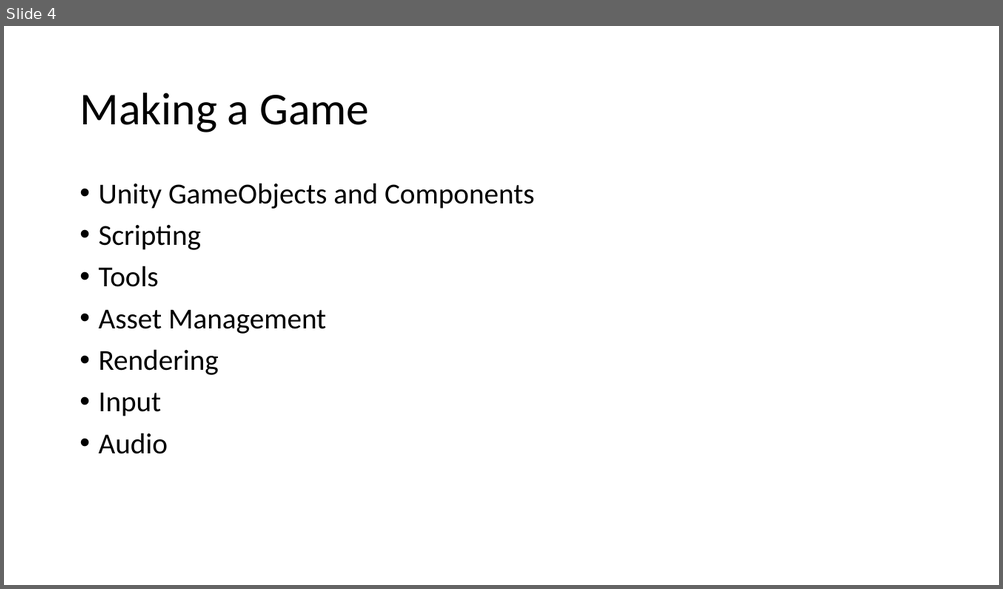
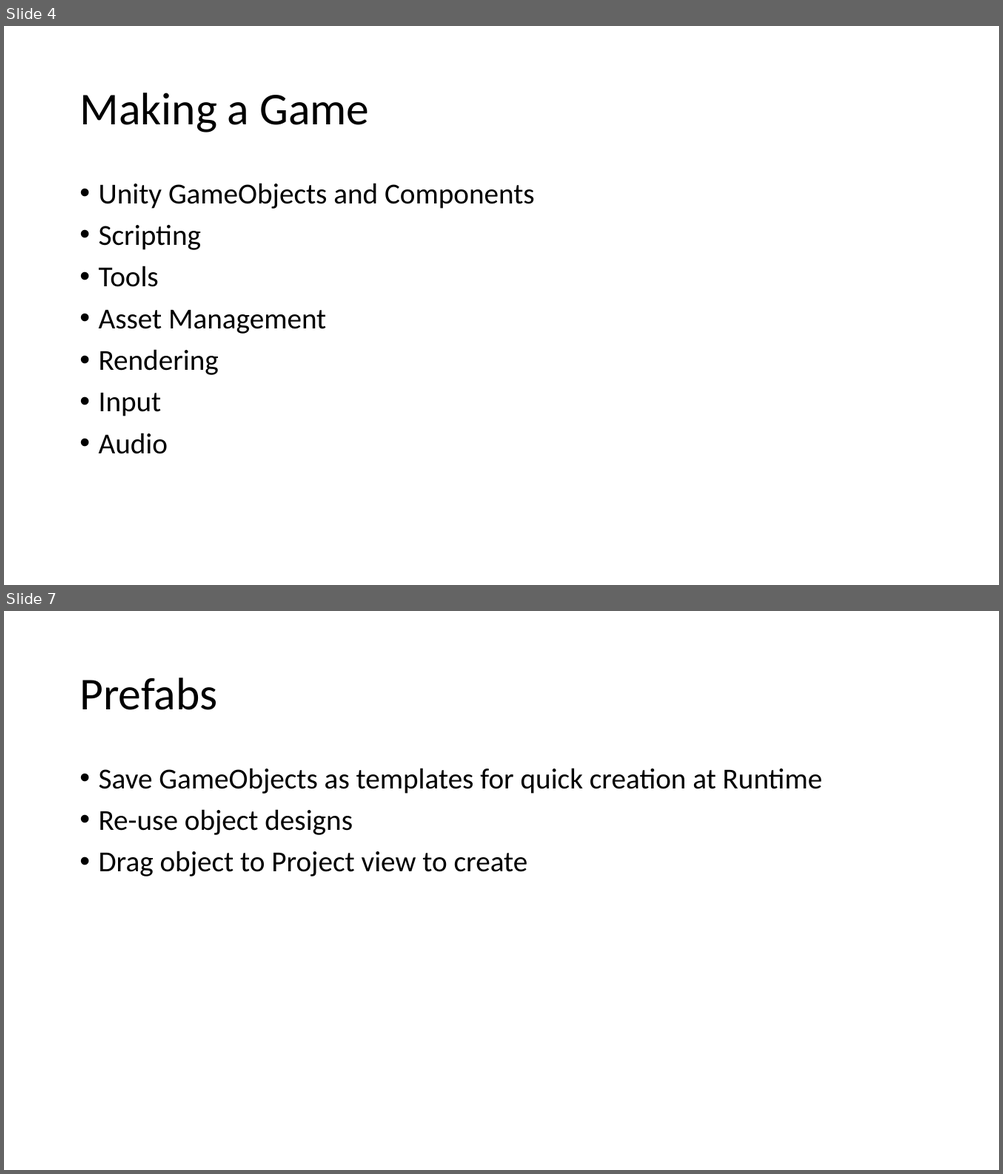
Before and after one commit to quandtm/UnitySTWorkshop, a slide deck: ST_Unity_101_Part1.pptx. Shown one above the other, each under a label of ours: slide 4 before the commit, slides 4 and 7 after it; the slides between them are not shown. The pictures are 1003x589 and 1003x1174 pixels, drawn with LibreOffice and Linux fonts; fonts in the diff are those of the drawing. Boxes give left, top, right and bottom in pixels: in the first picture for what was removed or moved away, otherwise in the second. Text is boxed around its words. In the diff, an @@ line names an element or a change of style, - is before the commit and + after.

Commit message:
Components, Prefabs and Scripts

```diff
--- a/ST_Unity_101_Part1.pptx
+++ b/ST_Unity_101_Part1.pptx
@@ slide 7 added at bbox=[4, 611, 999, 1170], background #FFFFFF @@
@@ title added at bbox=[79, 678, 217, 710], 44 pt, text #000000 @@
+Prefabs
@@ text added at bbox=[99, 768, 822, 877], 28 pt, text #000000 @@
+• Save GameObjects as templates for quick creation at Runtime
+• Re-use object designs
+• Drag object to Project view to create
```
Also in this commit, not shown: 2 slides changed, 3 other slides added.
